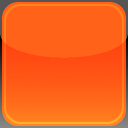
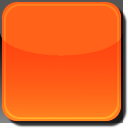
The second 128 × 128 image is a revision of the first. Changes to its layers:
painted on "LumaMask2" over [0, 0, 128, 128]
painted on "LumaMask" over [0, 0, 128, 128]
painted on "BaseIcon" over [1, 1, 126, 126]
added layer "Drop Shadow" (80%) above "Background" over [5, 5, 128, 128]
painted on "Background" over [2, 2, 126, 126]
